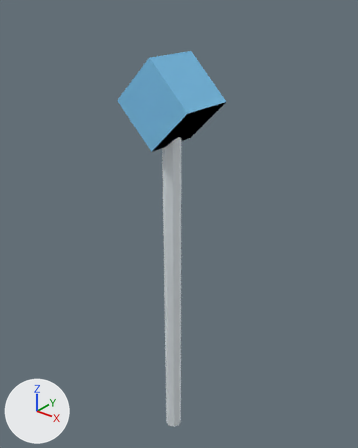
The glTF model public/assets/weapons/heroes/crystal-maiden.glb as it was, and as the next commit left it.
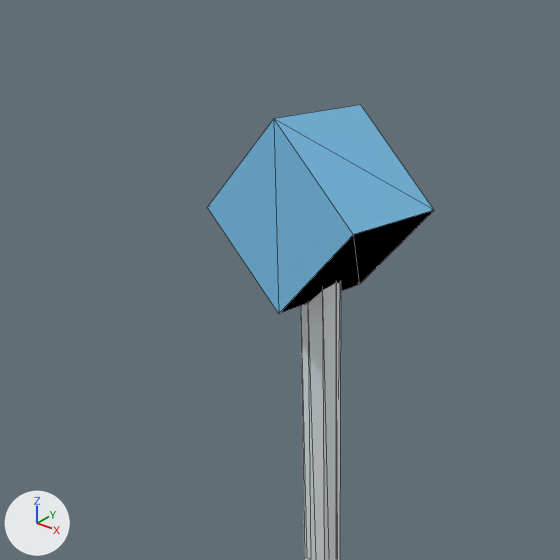
Old and new are each drawn whole from a 50 mm lens placed at (1.106, -1.34, 1.318), pointed at (-0.019, 0.065, 0.447) and again close up on the part from 5% to 80% of the width and 0% to 61% of the height. The axes (+X, +Y, +Z) are drawn at lower left. The lights are the same throughout. The older version's two pictures come first. The close-ups show mesh edges as thin lines.

The first close-up shows 'crystal-maiden-head-gem', 'crystal-maiden-shaft'.
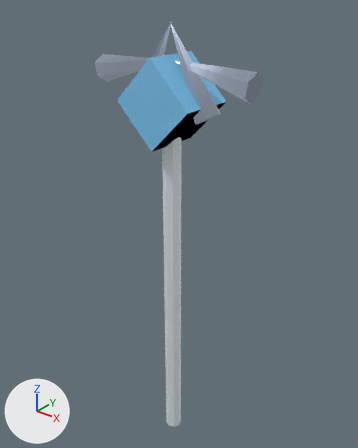
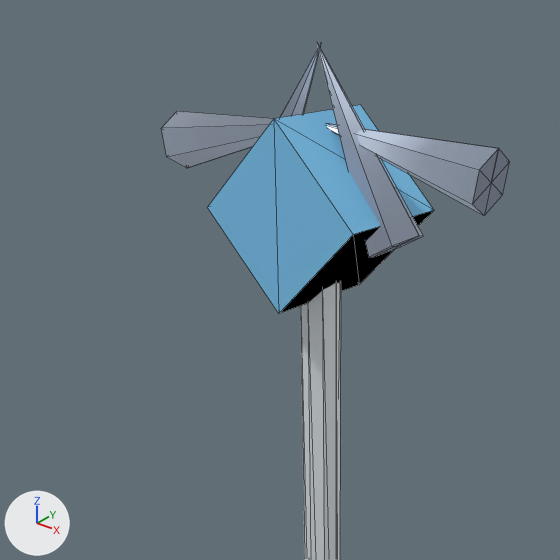
The change, as a list of edits to the scene's bpy script:
```text
Add mat_accent:
    mat_accent = principled_material('accent')
    mat_accent.base_color = (0.479, 0.552, 0.687)  # pale blue #b8c4d8
    mat_accent.metallic = 0.35
    mat_accent.roughness = 0.32
    mat_accent.emission_color = (0.12, 0.138, 0.172)  # grey #616873
    mat_accent.emission_strength = 1.0
Add me_crystal_maiden_frost_staff_shard_1_4:
    me_crystal_maiden_frost_staff_shard_1_4.from_pydata([(-0.317, 0.0, 0.982), (0.01, 0.0, 1.089), (-0.321, -0.043, 1.006), (-0.325, 0.0, 1.031), (-0.329, -0.043, 1.056), (-0.334, 0.0, 1.08), (-0.329, 0.043, 1.056), (-0.321, 0.043, 1.006), (-0.317, 0.0, 0.982)], [], [(0, 1, 2), (3, 2, 0), (2, 1, 4), (3, 4, 2), (4, 1, 5), (3, 5, 4), (5, 1, 6), (3, 6, 5), (6, 1, 7), (3, 7, 6), (7, 1, 8), (3, 8, 7)])
    me_crystal_maiden_frost_staff_shard_1_4.materials.append(mat_accent)  # pale blue #b8c4d8, glowing grey #616873
Add me_crystal_maiden_frost_staff_shard1_4:
    me_crystal_maiden_frost_staff_shard1_4.from_pydata([(0.334, 0.0, 1.08), (-0.01, 0.0, 1.089), (0.329, -0.043, 1.056), (0.325, 0.0, 1.031), (0.321, -0.043, 1.006), (0.317, 0.0, 0.982), (0.321, 0.043, 1.006), (0.329, 0.043, 1.056), (0.334, 0.0, 1.08)], [], [(0, 1, 2), (3, 2, 0), (2, 1, 4), (3, 4, 2), (4, 1, 5), (3, 5, 4), (5, 1, 6), (3, 6, 5), (6, 1, 7), (3, 7, 6), (7, 1, 8), (3, 8, 7)])
    me_crystal_maiden_frost_staff_shard1_4.materials.append(mat_accent)  # pale blue #b8c4d8, glowing grey #616873
Add me_crystal_maiden_frost_staff_shard_0_5:
    me_crystal_maiden_frost_staff_shard_0_5.from_pydata([(-0.114, 0.0, 0.887), (0.005, 0.0, 1.209), (-0.136, -0.043, 0.899), (-0.158, 0.0, 0.911), (-0.18, -0.043, 0.923), (-0.202, 0.0, 0.935), (-0.18, 0.043, 0.923), (-0.136, 0.043, 0.899), (-0.114, 0.0, 0.887)], [], [(0, 1, 2), (3, 2, 0), (2, 1, 4), (3, 4, 2), (4, 1, 5), (3, 5, 4), (5, 1, 6), (3, 6, 5), (6, 1, 7), (3, 7, 6), (7, 1, 8), (3, 8, 7)])
    me_crystal_maiden_frost_staff_shard_0_5.materials.append(mat_accent)  # pale blue #b8c4d8, glowing grey #616873
Add me_crystal_maiden_frost_staff_shard0_5:
    me_crystal_maiden_frost_staff_shard0_5.from_pydata([(0.202, 0.0, 0.935), (-0.005, 0.0, 1.209), (0.18, -0.043, 0.923), (0.158, 0.0, 0.911), (0.136, -0.043, 0.899), (0.114, 0.0, 0.887), (0.136, 0.043, 0.899), (0.18, 0.043, 0.923), (0.202, 0.0, 0.935)], [], [(0, 1, 2), (3, 2, 0), (2, 1, 4), (3, 4, 2), (4, 1, 5), (3, 5, 4), (5, 1, 6), (3, 6, 5), (6, 1, 7), (3, 7, 6), (7, 1, 8), (3, 8, 7)])
    me_crystal_maiden_frost_staff_shard0_5.materials.append(mat_accent)  # pale blue #b8c4d8, glowing grey #616873
Add ob_crystal_maiden_shard_1_4:
    ob_crystal_maiden_shard_1_4 = bpy.data.objects.new('crystal-maiden-shard-1.4', me_crystal_maiden_frost_staff_shard_1_4)
    ob_crystal_maiden_shard_1_4.location = (0.0, 0.0, 0.0)
Add ob_crystal_maiden_shard1_4:
    ob_crystal_maiden_shard1_4 = bpy.data.objects.new('crystal-maiden-shard1.4', me_crystal_maiden_frost_staff_shard1_4)
    ob_crystal_maiden_shard1_4.location = (0.0, 0.0, 0.0)
Add ob_crystal_maiden_shard_0_5:
    ob_crystal_maiden_shard_0_5 = bpy.data.objects.new('crystal-maiden-shard-0.5', me_crystal_maiden_frost_staff_shard_0_5)
    ob_crystal_maiden_shard_0_5.location = (0.0, 0.0, 0.0)
Add ob_crystal_maiden_shard0_5:
    ob_crystal_maiden_shard0_5 = bpy.data.objects.new('crystal-maiden-shard0.5', me_crystal_maiden_frost_staff_shard0_5)
    ob_crystal_maiden_shard0_5.location = (0.0, 0.0, 0.0)
```

Boxes [x1, y1, x2, y2] around the edits, measured in the close-ups (560 x 560 px):
'crystal-maiden-shard1.4', added: after [327, 124, 510, 215]
'crystal-maiden-shard0.5', added: after [317, 44, 423, 257]
'crystal-maiden-shard-1.4', added: after [161, 111, 273, 168]
'crystal-maiden-shard-0.5', added: after [279, 44, 321, 118]
